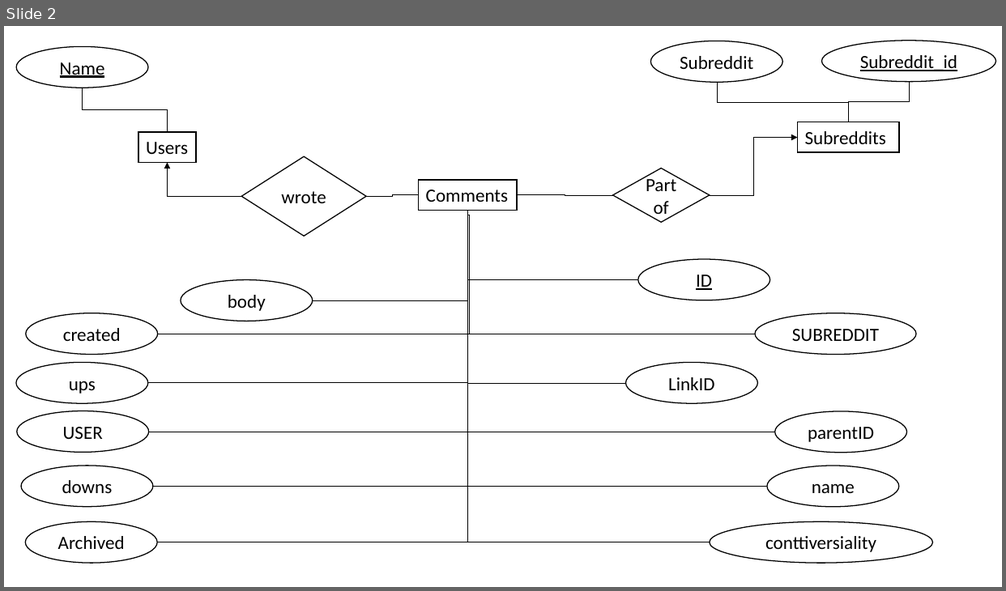
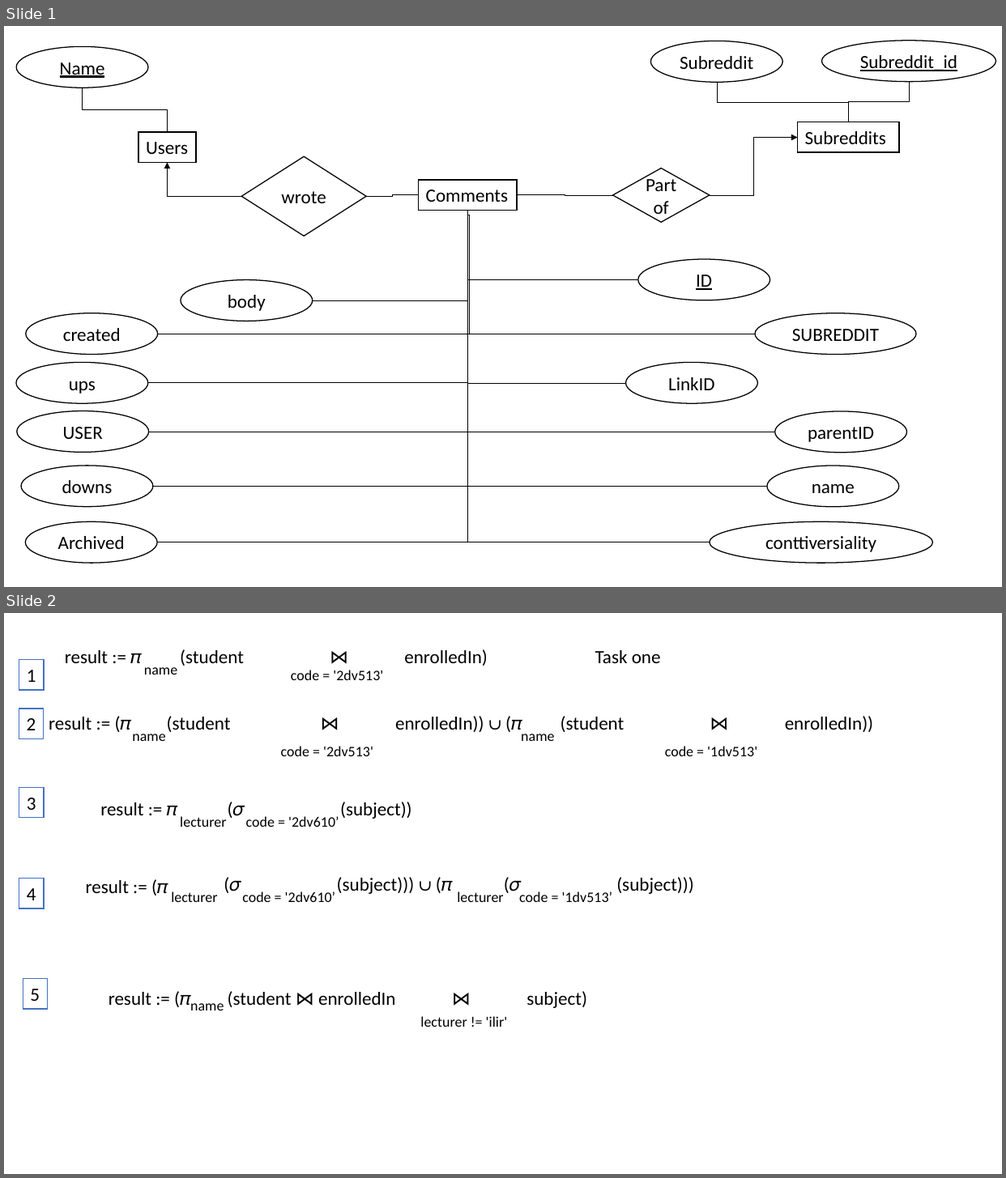
Before and after one commit to Darker97/Reddit-SQL-Databases, a slide deck: Text/ERM_Assign2.pptx. Shown one above the other, each under a label of ours: slide 2 before the commit, slides 1 and 2 after it. The pictures are 1006x591 and 1006x1178 pixels, drawn with LibreOffice and Linux fonts; fonts in the diff are those of the drawing. Boxes give left, top, right and bottom in pixels: in the first picture for what was removed or moved away, otherwise in the second. Text is boxed around its words. In the diff, an @@ line names an element or a change of style, - is before the commit and + after.

```diff
--- a/Text/ERM_Assign2.pptx
+++ b/Text/ERM_Assign2.pptx
@@ slide 2 added at bbox=[4, 613, 1002, 1174], background #FFFFFF @@
@@ rectangle added at bbox=[19, 660, 44, 690], fill #FFFFFF, outline #4472C4 1 pt, 18 pt, text #000000 @@
+1
@@ text added at bbox=[65, 650, 142, 663], 18 pt, text #000000 @@
+result := 𝜋
@@ text added at bbox=[180, 649, 488, 666], 18 pt, text #000000 @@
+(student ⋈ enrolledIn)
@@ text added at bbox=[595, 650, 661, 663], 18 pt, text #000000 @@
+Task one
@@ text added at bbox=[144, 667, 177, 675], 14 pt, text #000000 @@
+name
@@ text added at bbox=[291, 670, 383, 680], 14 pt, text #000000 @@
+code = '2dv513'
@@ rectangle added at bbox=[19, 709, 43, 739], fill #FFFFFF, outline #4472C4 1 pt, 18 pt, text #000000 @@
+2
@@ text added at bbox=[49, 717, 132, 730], 18 pt, text #000000 @@
+result := (𝜋
@@ text added at bbox=[132, 734, 165, 741], 14 pt, text #000000 @@
+name
@@ text added at bbox=[167, 716, 522, 736], 18 pt, text #000000 @@
+(student ⋈ enrolledIn)) ∪ (𝜋
@@ text added at bbox=[521, 734, 554, 741], 14 pt, text #000000 @@
+name
@@ text added at bbox=[560, 716, 873, 732], 18 pt, text #000000 @@
+(student ⋈ enrolledIn))
@@ text added at bbox=[281, 746, 373, 756], 14 pt, text #000000 @@
+code = '2dv513'
@@ text added at bbox=[665, 746, 757, 756], 14 pt, text #000000 @@
+code = '1dv513'
@@ rectangle added at bbox=[19, 787, 44, 817], fill #FFFFFF, outline #4472C4 1 pt, 18 pt, text #000000 @@
+3
@@ text added at bbox=[100, 803, 178, 815], 18 pt, text #000000 @@
+result := 𝜋
@@ text added at bbox=[233, 802, 412, 819], 18 pt, text #000000 @@
+(𝜎 (subject))
@@ text added at bbox=[180, 816, 226, 827], 14 pt, text #000000 @@
+lecturer
@@ text added at bbox=[246, 816, 339, 827], 14 pt, text #000000 @@
+code = '2dv610’
@@ rectangle added at bbox=[19, 879, 44, 909], fill #FFFFFF, outline #4472C4 1 pt, 18 pt, text #000000 @@
+4
@@ text added at bbox=[229, 877, 453, 894], 18 pt, text #000000 @@
+(𝜎 (subject))) ∪ (𝜋
@@ text added at bbox=[509, 877, 694, 897], 18 pt, text #000000 @@
+(𝜎 (subject)))
@@ text added at bbox=[86, 880, 168, 893], 18 pt, text #000000 @@
+result := (𝜋
@@ text added at bbox=[171, 892, 217, 902], 14 pt, text #000000 @@
+lecturer
@@ text added at bbox=[242, 892, 335, 902], 14 pt, text #000000 @@
+code = '2dv610’
@@ text added at bbox=[457, 892, 503, 902], 14 pt, text #000000 @@
+lecturer
@@ text added at bbox=[519, 892, 612, 902], 14 pt, text #000000 @@
+code = '1dv513’
@@ rectangle added at bbox=[23, 979, 48, 1009], fill #FFFFFF, outline #4472C4 1 pt, 18 pt, text #000000 @@
+5
@@ text added at bbox=[108, 992, 191, 1005], 18 pt, text #000000 @@
+result := (𝜋
@@ text added at bbox=[228, 991, 587, 1008], 18 pt, text #000000 @@
+(student ⋈ enrolledIn ⋈ subject)
@@ text added at bbox=[190, 1003, 224, 1011], 14 pt, text #000000 @@
+name
@@ text added at bbox=[420, 1016, 508, 1027], 14 pt, text #000000 @@
+lecturer != 'ilir'
@@ what was slide 2 is now slide 1 @@
```
Also in this commit, not shown: 1 other slide added, 1 slide removed, 7 other files.
